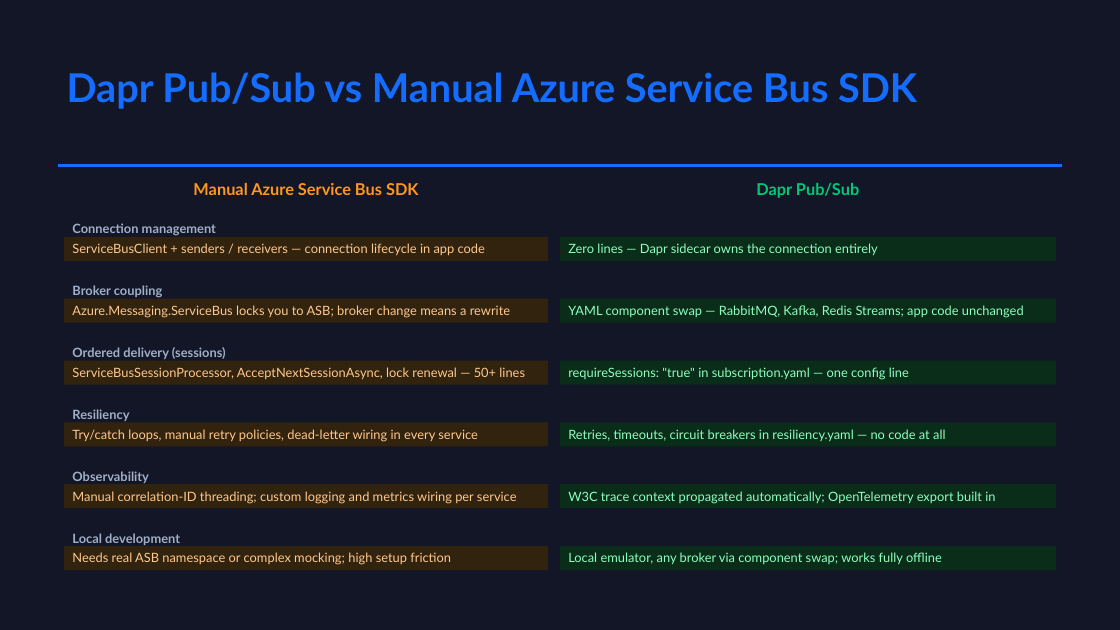
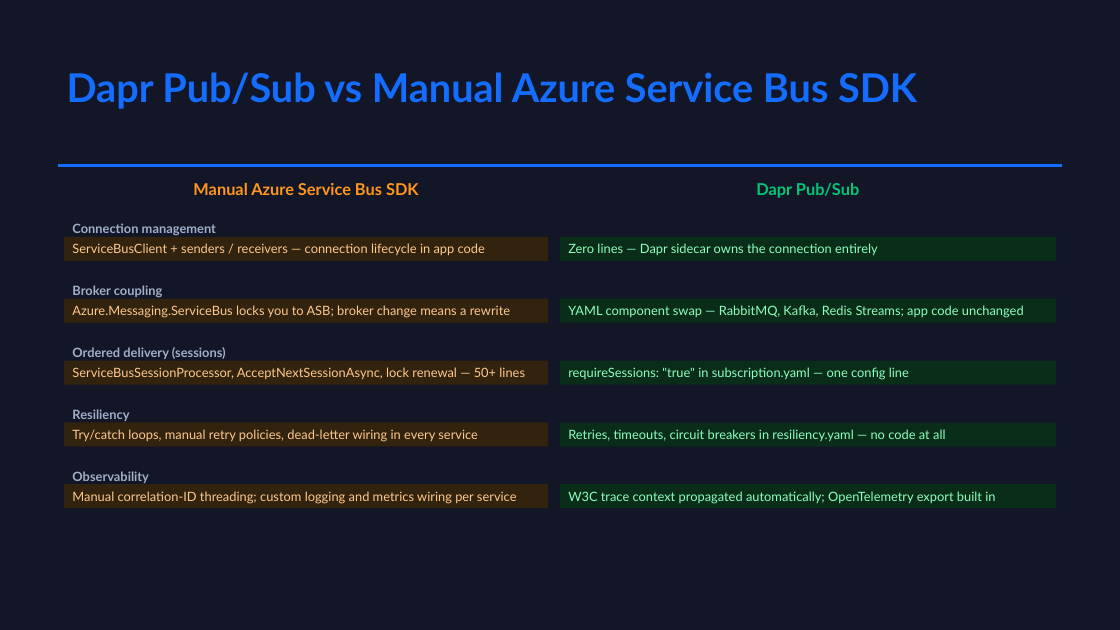
Before and after one commit to mchudinov/PubSubDapr, a slide deck: slide 3 of DaprPubSub.pptx (slide 2 before the commit). Drawn at 1120x630 pixels with LibreOffice and Linux fonts; fonts in the diff are those of the drawing. Boxes give left, top, right and bottom in pixels: in the first picture for what was removed or moved away, otherwise in the second. Text is boxed around its words. In the diff, an @@ line names an element or a change of style, - is before the commit and + after.

```diff
--- a/DaprPubSub.pptx
+++ b/DaprPubSub.pptx
@@ text removed at <box>72,533,180,545</box> @@
-Local development
@@ rectangle removed at <box>64,546,548,571</box> @@
-Needs real ASB namespace or complex mocking; high setup friction
@@ rectangle removed at <box>560,546,1056,571</box> @@
-Local emulator, any broker via component swap; works fully offline
```
Also in this commit, not shown: 1 other slide changed, 1 slide added, 3 other files.
